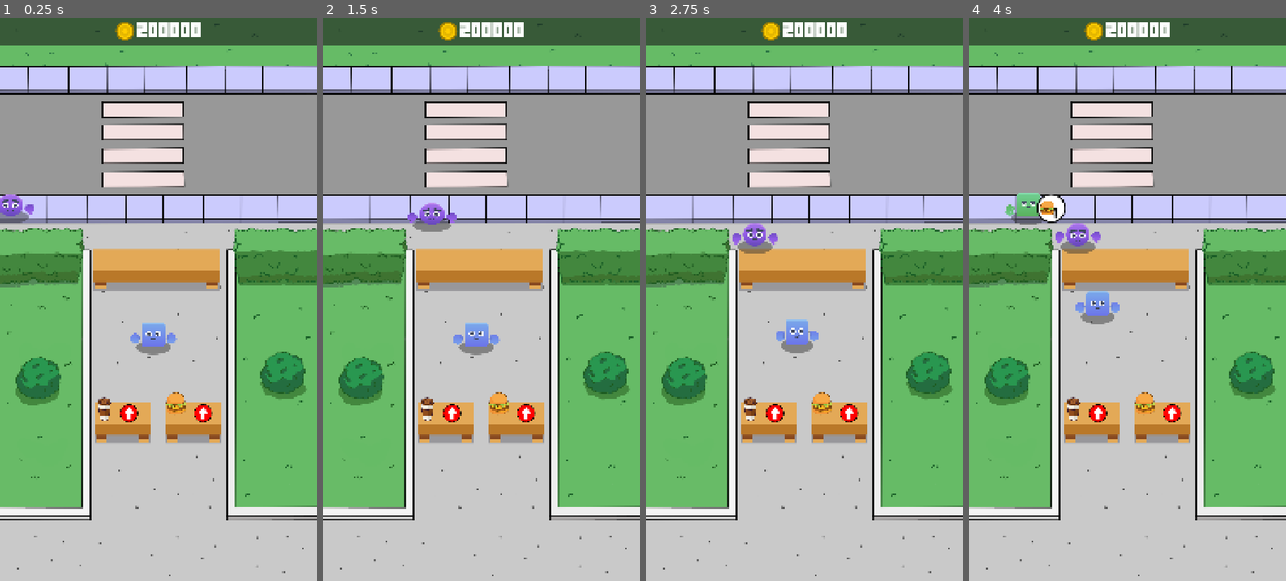
Above: before the commit, frames 1-4 (left to right).
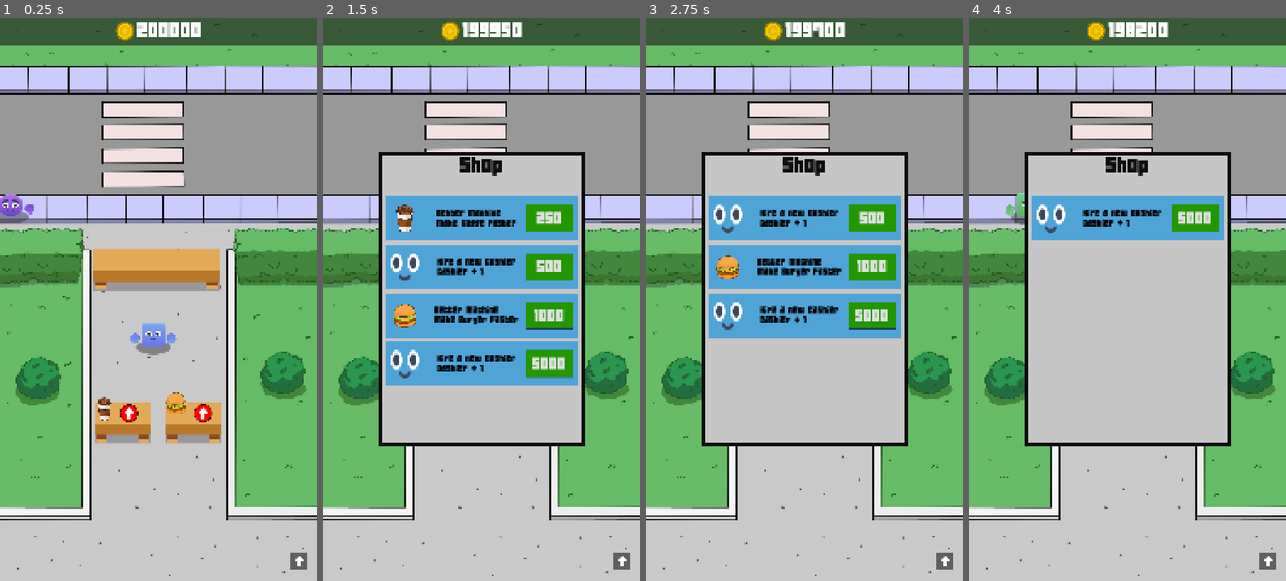
Above: after the commit, the same moments.

Repository: Sergiodevelopersk8/godotcurso2
Game: Godot game, scene res://scenes/Game/game.tscn
The game is run twice, just before and just after one commit, with the same random seed, the same clock (stepped at 60 frames per second) and the same inputs.
Inputs (mouse positions are in pixels of both pictures, inside the frame that each line leads up to):
- Up to frame 1 (0.25 s): no input
- Up to frame 2 (1.5 s): click (620, 558) at 0.52 s; click (548, 220) at 1.25 s, where only the run after the commit has a clickable "50"
- Up to frame 3 (2.75 s): click (871, 220) at 2 s, where only the run after the commit has a clickable "250"
- Up to frame 4 (4 s): click (1194, 220) at 2.75 s, where only the run after the commit has a clickable "500"; click (1194, 220) at 3.5 s, where only the run after the commit has a clickable "1000"

The runs differ from the first frame. In frame 1, 0.2% of the frame differs, in the area x 91-97%, y 94-98%; in frame 2, 32%, in the area x 17-97%, y 0-98%; in frame 3, 29%; in frame 4, 25%.

Commit message:
paso al video 80

Diff:
--- a/idletycoonclone/autoloads/game_manager.gd
+++ b/idletycoonclone/autoloads/game_manager.gd
@@ -1,9 +1,14 @@
 extends Node
+#game manager script
+
 
 #señal que notifica que un cliente quiere ser atendido
 signal on_customer_request(customer: Customer)
 #señal de orden completada
 signal on_customer_order_completed(customer : Customer)
+
+#señal para crear un nuevo cashier cuando se compre en tienda
+signal on_new_cashier
 
 #referencia a la escena particula de las monedas
 const COIN_VFX = preload("res://scenes/extra/coin_vfx.tscn")
--- a/idletycoonclone/data/item_burger.tres
+++ b/idletycoonclone/data/item_burger.tres
@@ -5,6 +5,7 @@
 
 [resource]
 script = ExtResource("1_vjyhh")
+star_new_value = 3
 id = "Burger"
 type = 1
 sprite = ExtResource("2_72abt")
--- a/idletycoonclone/data/item_coffe.tres
+++ b/idletycoonclone/data/item_coffe.tres
@@ -5,6 +5,7 @@
 
 [resource]
 script = ExtResource("1_qqmum")
+star_new_value = 3
 id = "Coffe"
 type = 0
 sprite = ExtResource("2_4i07b")
--- a/idletycoonclone/scenes/Game/game.tscn
+++ b/idletycoonclone/scenes/Game/game.tscn
@@ -21,11 +21,42 @@
 [ext_resource type="Texture2D" uid="uid://nos5blhg2lyi" path="res://Idle Tycoon Assets/Sprites/UI/Arrow.png" id="18_rsxsa"]
 [ext_resource type="Texture2D" uid="uid://crnkm457nig4l" path="res://Idle Tycoon Assets/Sprites/UI/coin_gold.png" id="20_vom40"]
 [ext_resource type="FontFile" uid="uid://due6jbyye53ld" path="res://Idle Tycoon Assets/Fonts/font_score.ttf" id="21_ultrl"]
+[ext_resource type="Texture2D" uid="uid://cfqdpejwaopsw" path="res://Idle Tycoon Assets/Sprites/UI/arrowUp.png" id="22_80bkf"]
+[ext_resource type="Texture2D" uid="uid://jf60677t635w" path="res://Idle Tycoon Assets/Sprites/Characters/face_a.png" id="22_ultrl"]
 
 [sub_resource type="LabelSettings" id="LabelSettings_80bkf"]
 font = ExtResource("21_ultrl")
 font_size = 64
 font_color = Color(0.99558, 0.99558, 0.99558, 1)
+
+[sub_resource type="StyleBoxFlat" id="StyleBoxFlat_i3l22"]
+bg_color = Color(0.154876, 0.154876, 0.154876, 1)
+
+[sub_resource type="StyleBoxFlat" id="StyleBoxFlat_vom40"]
+bg_color = Color(0.776471, 0.776471, 0.776471, 1)
+border_width_left = 12
+border_width_top = 12
+border_width_right = 12
+border_width_bottom = 12
+border_color = Color(0.0475577, 0.0475577, 0.0475576, 1)
+
+[sub_resource type="LabelSettings" id="LabelSettings_ultrl"]
+font = ExtResource("21_ultrl")
+font_size = 64
+font_color = Color(0.051971, 0.051971, 0.051971, 1)
+
+[sub_resource type="StyleBoxFlat" id="StyleBoxFlat_80bkf"]
+bg_color = Color(0.309804, 0.643137, 0.843137, 1)
+
+[sub_resource type="LabelSettings" id="LabelSettings_i3l22"]
+font = ExtResource("21_ultrl")
+font_size = 28
+font_color = Color(0.000113828, 0.000113828, 0.000113828, 1)
+
+[sub_resource type="StyleBoxFlat" id="StyleBoxFlat_ultrl"]
+bg_color = Color(0.137255, 0.592157, 0, 1)
+shadow_size = 2
+shadow_offset = Vector2(1, 1)
 
 [node name="Game" type="Node2D"]
 
@@ -166,6 +197,365 @@
 text = "0"
 label_settings = SubResource("LabelSettings_80bkf")
 
+[node name="ButtomBar" type="Panel" parent="GameUI"]
+custom_minimum_size = Vector2(0, 96)
+anchors_preset = 7
+anchor_left = 0.5
+anchor_top = 1.0
+anchor_right = 0.5
+anchor_bottom = 1.0
+offset_top = -96.0
+grow_horizontal = 2
+grow_vertical = 0
+theme_override_styles/panel = SubResource("StyleBoxFlat_i3l22")
+
+[node name="ShopButton" type="Button" parent="GameUI/ButtomBar"]
+layout_mode = 1
+anchors_preset = 2
+anchor_top = 1.0
+anchor_bottom = 1.0
+offset_left = 449.0
+offset_top = -99.0
+offset_right = 507.0
+offset_bottom = -41.0
+grow_vertical = 0
+icon = ExtResource("22_80bkf")
+
+[node name="Shop" type="Panel" parent="GameUI"]
+visible = false
+custom_minimum_size = Vector2(700, 1000)
+anchors_preset = 8
+anchor_left = 0.5
+anchor_top = 0.5
+anchor_right = 0.5
+anchor_bottom = 0.5
+offset_left = -350.0
+offset_top = -500.0
+offset_right = 350.0
+offset_bottom = 500.0
+grow_horizontal = 2
+grow_vertical = 2
+theme_override_styles/panel = SubResource("StyleBoxFlat_vom40")
+
+[node name="Label" type="Label" parent="GameUI/Shop"]
+layout_mode = 1
+anchors_preset = 5
+anchor_left = 0.5
+anchor_right = 0.5
+offset_left = -73.0
+offset_top = 12.0
+offset_right = 73.0
+offset_bottom = 77.0
+grow_horizontal = 2
+text = "Shop"
+label_settings = SubResource("LabelSettings_ultrl")
+
+[node name="VBoxContainer" type="VBoxContainer" parent="GameUI/Shop"]
+custom_minimum_size = Vector2(650, 850)
+layout_mode = 1
+anchors_preset = 7
+anchor_left = 0.5
+anchor_top = 1.0
+anchor_right = 0.5
+anchor_bottom = 1.0
+offset_left = -325.0
+offset_top = -850.0
+offset_right = 325.0
+grow_horizontal = 2
+grow_vertical = 0
+theme_override_constants/separation = 15
+
+[node name="NewCashierCard_1" type="Panel" parent="GameUI/Shop/VBoxContainer"]
+unique_name_in_owner = true
+custom_minimum_size = Vector2(450, 150)
+layout_mode = 2
+theme_override_styles/panel = SubResource("StyleBoxFlat_80bkf")
+
+[node name="TextureRect" type="TextureRect" parent="GameUI/Shop/VBoxContainer/NewCashierCard_1"]
+custom_minimum_size = Vector2(95, 95)
+layout_mode = 1
+anchors_preset = 4
+anchor_top = 0.5
+anchor_bottom = 0.5
+offset_left = 15.0
+offset_top = -46.0
+offset_right = 110.0
+offset_bottom = 49.0
+grow_vertical = 2
+texture = ExtResource("22_ultrl")
+expand_mode = 1
+
+[node name="Label" type="Label" parent="GameUI/Shop/VBoxContainer/NewCashierCard_1"]
+layout_mode = 1
+anchors_preset = 8
+anchor_left = 0.5
+anchor_top = 0.5
+anchor_right = 0.5
+anchor_bottom = 0.5
+offset_left = -152.0
+offset_top = -29.5
+offset_right = 116.0
+offset_bottom = 29.5
+grow_horizontal = 2
+grow_vertical = 2
+text = "Hire a new Cashier
+Cashier + 1"
+label_settings = SubResource("LabelSettings_i3l22")
+
+[node name="NewCashierButton_1" type="Button" parent="GameUI/Shop/VBoxContainer/NewCashierCard_1"]
+unique_name_in_owner = true
+layout_mode = 1
+anchors_preset = 6
+anchor_left = 1.0
+anchor_top = 0.5
+anchor_right = 1.0
+anchor_bottom = 0.5
+offset_left = -175.0
+offset_top = -45.0
+offset_right = -15.0
+offset_bottom = 45.0
+grow_horizontal = 0
+grow_vertical = 2
+theme_override_fonts/font = ExtResource("21_ultrl")
+theme_override_font_sizes/font_size = 50
+theme_override_styles/normal = SubResource("StyleBoxFlat_ultrl")
+text = "50
+"
+
+[node name="FasterCoffeCard" type="Panel" parent="GameUI/Shop/VBoxContainer"]
+unique_name_in_owner = true
+custom_minimum_size = Vector2(450, 150)
+layout_mode = 2
+theme_override_styles/panel = SubResource("StyleBoxFlat_80bkf")
+
+[node name="TextureRect" type="TextureRect" parent="GameUI/Shop/VBoxContainer/FasterCoffeCard"]
+custom_minimum_size = Vector2(95, 95)
+layout_mode = 1
+anchors_preset = 4
+anchor_top = 0.5
+anchor_bottom = 0.5
+offset_left = 15.0
+offset_top = -46.0
+offset_right = 110.0
+offset_bottom = 49.0
+grow_vertical = 2
+texture = ExtResource("4_ssgoc")
+expand_mode = 1
+
+[node name="Label" type="Label" parent="GameUI/Shop/VBoxContainer/FasterCoffeCard"]
+layout_mode = 1
+anchors_preset = 8
+anchor_left = 0.5
+anchor_top = 0.5
+anchor_right = 0.5
+anchor_bottom = 0.5
+offset_left = -152.0
+offset_top = -29.5
+offset_right = 116.0
+offset_bottom = 29.5
+grow_horizontal = 2
+grow_vertical = 2
+text = "Better Machine
+Make Coffe Faster"
+label_settings = SubResource("LabelSettings_i3l22")
+
+[node name="FasterCoffeButton" type="Button" parent="GameUI/Shop/VBoxContainer/FasterCoffeCard"]
+unique_name_in_owner = true
+layout_mode = 1
+anchors_preset = 6
+anchor_left = 1.0
+anchor_top = 0.5
+anchor_right = 1.0
+anchor_bottom = 0.5
+offset_left = -175.0
+offset_top = -45.0
+offset_right = -15.0
+offset_bottom = 45.0
+grow_horizontal = 0
+grow_vertical = 2
+theme_override_fonts/font = ExtResource("21_ultrl")
+theme_override_font_sizes/font_size = 50
+theme_override_styles/normal = SubResource("StyleBoxFlat_ultrl")
+text = "50
+"
+
+[node name="NewCashierCard_2" type="Panel" parent="GameUI/Shop/VBoxContainer"]
+unique_name_in_owner = true
+custom_minimum_size = Vector2(450, 150)
+layout_mode = 2
+theme_override_styles/panel = SubResource("StyleBoxFlat_80bkf")
+
+[node name="TextureRect" type="TextureRect" parent="GameUI/Shop/VBoxContainer/NewCashierCard_2"]
+custom_minimum_size = Vector2(95, 95)
+layout_mode = 1
+anchors_preset = 4
+anchor_top = 0.5
+anchor_bottom = 0.5
+offset_left = 15.0
+offset_top = -46.0
+offset_right = 110.0
+offset_bottom = 49.0
+grow_vertical = 2
+texture = ExtResource("22_ultrl")
+expand_mode = 1
+
+[node name="Label" type="Label" parent="GameUI/Shop/VBoxContainer/NewCashierCard_2"]
+layout_mode = 1
+anchors_preset = 8
+anchor_left = 0.5
+anchor_top = 0.5
+anchor_right = 0.5
+anchor_bottom = 0.5
+offset_left = -152.0
+offset_top = -29.5
+offset_right = 116.0
+offset_bottom = 29.5
+grow_horizontal = 2
+grow_vertical = 2
+text = "Hire a new Cashier
+Cashier + 1"
+label_settings = SubResource("LabelSettings_i3l22")
+
+[node name="NewCashierButton_2" type="Button" parent="GameUI/Shop/VBoxContainer/NewCashierCard_2"]
+unique_name_in_owner = true
+layout_mode = 1
+anchors_preset = 6
+anchor_left = 1.0
+anchor_top = 0.5
+anchor_right = 1.0
+anchor_bottom = 0.5
+offset_left = -175.0
+offset_top = -45.0
+offset_right = -15.0
+offset_bottom = 45.0
+grow_horizontal = 0
+grow_vertical = 2
+theme_override_fonts/font = ExtResource("21_ultrl")
+theme_override_font_sizes/font_size = 50
+theme_override_styles/normal = SubResource("StyleBoxFlat_ultrl")
+text = "50
+"
+
+[node name="FasterBurgerCard" type="Panel" parent="GameUI/Shop/VBoxContainer"]
+unique_name_in_owner = true
+custom_minimum_size = Vector2(450, 150)
+layout_mode = 2
+theme_override_styles/panel = SubResource("StyleBoxFlat_80bkf")
+
+[node name="TextureRect" type="TextureRect" parent="GameUI/Shop/VBoxContainer/FasterBurgerCard"]
+custom_minimum_size = Vector2(95, 95)
+layout_mode = 1
+anchors_preset = 4
+anchor_top = 0.5
+anchor_bottom = 0.5
+offset_left = 15.0
+offset_top = -46.0
+offset_right = 110.0
+offset_bottom = 49.0
+grow_vertical = 2
+texture = ExtResource("5_cueac")
+expand_mode = 1
+
+[node name="Label" type="Label" parent="GameUI/Shop/VBoxContainer/FasterBurgerCard"]
+layout_mode = 1
+anchors_preset = 8
+anchor_left = 0.5
+anchor_top = 0.5
+anchor_right = 0.5
+anchor_bottom = 0.5
+offset_left = -152.0
+offset_top = -29.5
+offset_right = 116.0
+offset_bottom = 29.5
+grow_horizontal = 2
+grow_vertical = 2
+text = "Better Machine
+Make Burger Faster"
+label_settings = SubResource("LabelSettings_i3l22")
+
+[node name="FasterBurgerButton" type="Button" parent="GameUI/Shop/VBoxContainer/FasterBurgerCard"]
+unique_name_in_owner = true
+layout_mode = 1
+anchors_preset = 6
+anchor_left = 1.0
+anchor_top = 0.5
+anchor_right = 1.0
+anchor_bottom = 0.5
+offset_left = -175.0
+offset_top = -45.0
+offset_right = -15.0
+offset_bottom = 45.0
+grow_horizontal = 0
+grow_vertical = 2
+theme_override_fonts/font = ExtResource("21_ultrl")
+theme_override_font_sizes/font_size = 50
+theme_override_styles/normal = SubResource("StyleBoxFlat_ultrl")
+text = "50
+"
+
+[node name="NewCashierCard_3" type="Panel" parent="GameUI/Shop/VBoxContainer"]
+unique_name_in_owner = true
+custom_minimum_size = Vector2(450, 150)
+layout_mode = 2
+theme_override_styles/panel = SubResource("StyleBoxFlat_80bkf")
+
+[node name="TextureRect" type="TextureRect" parent="GameUI/Shop/VBoxContainer/NewCashierCard_3"]
+custom_minimum_size = Vector2(95, 95)
+layout_mode = 1
+anchors_preset = 4
+anchor_top = 0.5
+anchor_bottom = 0.5
+offset_left = 15.0
+offset_top = -46.0
+offset_right = 110.0
+offset_bottom = 49.0
+grow_vertical = 2
+texture = ExtResource("22_ultrl")
+expand_mode = 1
+
+[node name="Label" type="Label" parent="GameUI/Shop/VBoxContainer/NewCashierCard_3"]
+layout_mode = 1
+anchors_preset = 8
+anchor_left = 0.5
+anchor_top = 0.5
+anchor_right = 0.5
+anchor_bottom = 0.5
+offset_left = -152.0
+offset_top = -29.5
+offset_right = 116.0
+offset_bottom = 29.5
+grow_horizontal = 2
+grow_vertical = 2
+text = "Hire a new Cashier
+Cashier + 1"
+label_settings = SubResource("LabelSettings_i3l22")
+
+[node name="NewCashierButton_3" type="Button" parent="GameUI/Shop/VBoxContainer/NewCashierCard_3"]
+unique_name_in_owner = true
+layout_mode = 1
+anchors_preset = 6
+anchor_left = 1.0
+anchor_top = 0.5
+anchor_right = 1.0
+anchor_bottom = 0.5
+offset_left = -175.0
+offset_top = -45.0
+offset_right = -15.0
+offset_bottom = 45.0
+grow_horizontal = 0
+grow_vertical = 2
+theme_override_fonts/font = ExtResource("21_ultrl")
+theme_override_font_sizes/font_size = 50
+theme_override_styles/normal = SubResource("StyleBoxFlat_ultrl")
+text = "50
+"
+
 [connection signal="timeout" from="CustomerManager/SpawnTimer" to="CustomerManager" method="_on_spawn_timer_timeout"]
 [connection signal="pressed" from="GameUI/CoffeButton" to="GameUI" method="_on_coffe_button_pressed"]
 [connection signal="pressed" from="GameUI/BurgerButton" to="GameUI" method="_on_burger_button_pressed"]
+[connection signal="pressed" from="GameUI/ButtomBar/ShopButton" to="GameUI" method="_on_shop_button_pressed"]
+[connection signal="pressed" from="GameUI/Shop/VBoxContainer/NewCashierCard_1/NewCashierButton_1" to="GameUI" method="_on_new_cashier_button_1_pressed"]
+[connection signal="pressed" from="GameUI/Shop/VBoxContainer/FasterCoffeCard/FasterCoffeButton" to="GameUI" method="_on_faster_coffe_button_pressed"]
+[connection signal="pressed" from="GameUI/Shop/VBoxContainer/NewCashierCard_2/NewCashierButton_2" to="GameUI" method="_on_new_cashier_button_2_pressed"]
+[connection signal="pressed" from="GameUI/Shop/VBoxContainer/FasterBurgerCard/FasterBurgerButton" to="GameUI" method="_on_faster_burger_button_pressed"]
+[connection signal="pressed" from="GameUI/Shop/VBoxContainer/NewCashierCard_3/NewCashierButton_3" to="GameUI" method="_on_new_cashier_button_3_pressed"]
--- a/idletycoonclone/scenes/Game/game_ui.gd
+++ b/idletycoonclone/scenes/Game/game_ui.gd
@@ -6,7 +6,26 @@
 @onready var burger_upgrade_panel: UpgradePanel = $BurgerUpgradePanel
 @onready var current_coins: Label = %CurrentCoins
 
+#referencia a las tarjetas de la tienda
+@onready var shop: Panel = $Shop
 
+@onready var new_cashier_card_1: Panel = %NewCashierCard_1
+@onready var new_cashier_button_1: Button = %NewCashierButton_1
+@onready var faster_coffe_card: Panel = %FasterCoffeCard
+@onready var faster_coffe_button: Button = %FasterCoffeButton
+@onready var new_cashier_card_2: Panel = %NewCashierCard_2
+@onready var new_cashier_button_2: Button = %NewCashierButton_2
+@onready var faster_burger_card: Panel = %FasterBurgerCard
+@onready var faster_burger_button: Button = %FasterBurgerButton
+@onready var new_cashier_card_3: Panel = %NewCashierCard_3
+@onready var new_cashier_button_3: Button = %NewCashierButton_3
+
+#variables para modificar precios en el inspector
+@export var cashier1_cost:= 50
+@export var cashier2_cost:= 500
+@export var cashier3_cost:= 5000
+@export var faster_coffe_cost := 250
+@export var faster_burger_cost := 1000
 
 #funcion de ready y accedemos al panel
 func _ready() -> void:
@@ -14,10 +33,23 @@
 	coffe_upgrade_panel.init_upgrade_panel(GameManager.coffe)
 	burger_upgrade_panel.init_upgrade_panel(GameManager.burger)
 
+	new_cashier_button_1.text = str(cashier1_cost)
+	new_cashier_button_2.text = str(cashier2_cost)
+	new_cashier_button_3.text = str(cashier3_cost)
+
+	faster_burger_button.text = str(faster_burger_cost)
+	faster_coffe_button.text = str(faster_coffe_cost)
+
+
 func _process(delta: float) -> void:
 	current_coins.text = str(GameManager.current_coins)
 
-
+#abrir o cerrar panel shop
+func open_close_shop_panel():
+	if shop.visible :
+		shop.visible = false
+	else:
+		shop.visible = true
 
 func _on_coffe_button_pressed() -> void:
 	#reproduce el sonido
@@ -44,3 +76,68 @@
 	#si no muestra el panel
 	else :
 		burger_upgrade_panel.visible = true
+
+
+func _on_new_cashier_button_1_pressed() -> void:
+	SoundManager.play_ui()
+	#validamos si tenemos las monedas suficientes para comparar el cashier
+	if GameManager.current_coins >= cashier1_cost:
+		#descontar monedas actuales
+		GameManager.current_coins -= cashier1_cost
+		#señal de crear cashier
+		GameManager.on_new_cashier.emit()
+		#ocultar la tarjeta de cashier
+		new_cashier_card_1.hide()
+
+
+func _on_faster_coffe_button_pressed() -> void:
+	SoundManager.play_ui()
+	#validamos si tenemos las monedas suficientes para comparar el cashier
+	if GameManager.current_coins >= faster_coffe_cost:
+		#descontar monedas actuales
+		GameManager.current_coins -= faster_coffe_cost
+		#referencia al item coffe y el tiempo de hacerlo se le resta un segundo
+		GameManager.coffe.cook_time = 1
+		faster_coffe_card.hide()
+
+
+
+
+
+func _on_new_cashier_button_2_pressed() -> void:
+	SoundManager.play_ui()
+	#validamos si tenemos las monedas suficientes para comparar el cashier
+	if GameManager.current_coins >= cashier2_cost:
+		#descontar monedas actuales
+		GameManager.current_coins -= cashier2_cost
+		#señal de crear cashier
+		GameManager.on_new_cashier.emit()
+		#ocultar la tarjeta de cashier
+		new_cashier_card_2.hide()
+
+
+func _on_faster_burger_button_pressed() -> void:
+	SoundManager.play_ui()
+	#validamos si tenemos las monedas suficientes para comparar el cashier
+	if GameManager.current_coins >= faster_burger_cost:
+		#descontar monedas actuales
+		GameManager.current_coins -= faster_burger_cost
+		#referencia al item coffe y el tiempo de hacerlo se le resta un segundo
+		GameManager.burger.cook_time = 2
+		faster_burger_card.hide()
+
+
+func _on_new_cashier_button_3_pressed() -> void:
+	SoundManager.play_ui()
+	#validamos si tenemos las monedas suficientes para comparar el cashier
+	if GameManager.current_coins >= cashier3_cost:
+		#descontar monedas actuales
+		GameManager.current_coins -= cashier3_cost
+		#señal de crear cashier
+		GameManager.on_new_cashier.emit()
+		#ocultar la tarjeta de cashier
+		new_cashier_card_3.hide()
+
+
+func _on_shop_button_pressed() -> void:
+	open_close_shop_panel()
--- a/idletycoonclone/scenes/manager/cashier_manager.gd
+++ b/idletycoonclone/scenes/manager/cashier_manager.gd
@@ -17,6 +17,8 @@
 func _ready():
 	#suscribe a la señal de atender a customer
 	GameManager.on_customer_request.connect(_on_customer_request)
+	#señal para hacer otro cashier por que se compro en la tienda
+	GameManager.on_new_cashier.connect(add_cashier)
 	add_cashier()
 
 
Not shown: 1 places in idletycoonclone/scenes/Game/game.tscn that only renumber resources
